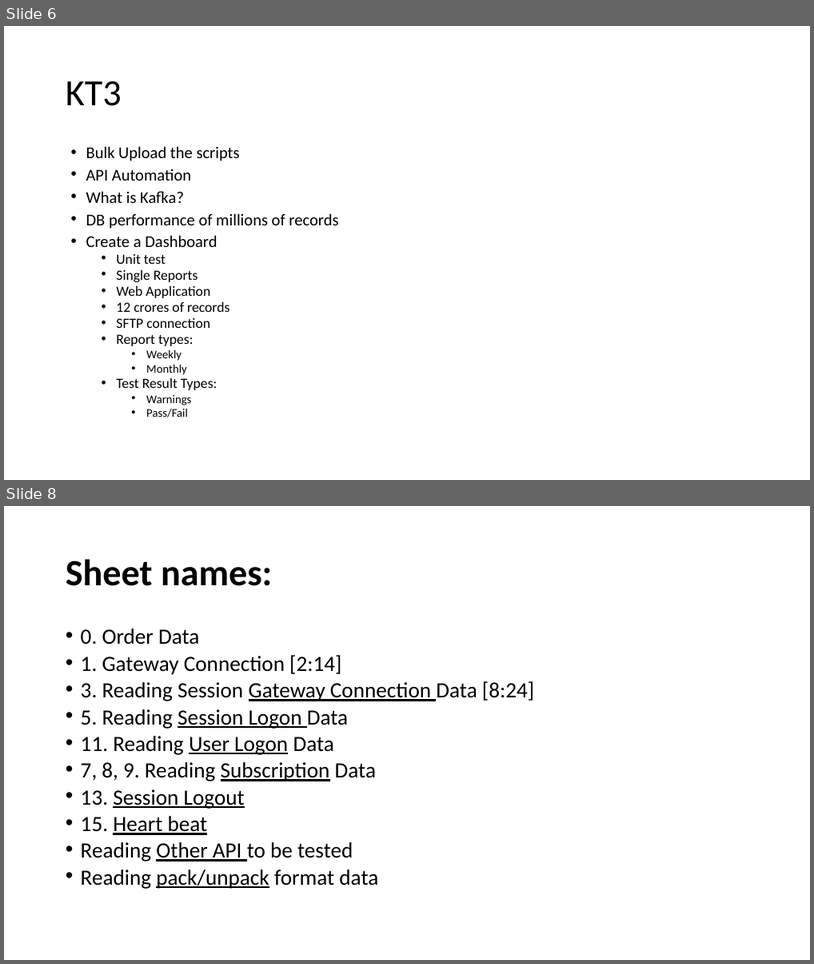
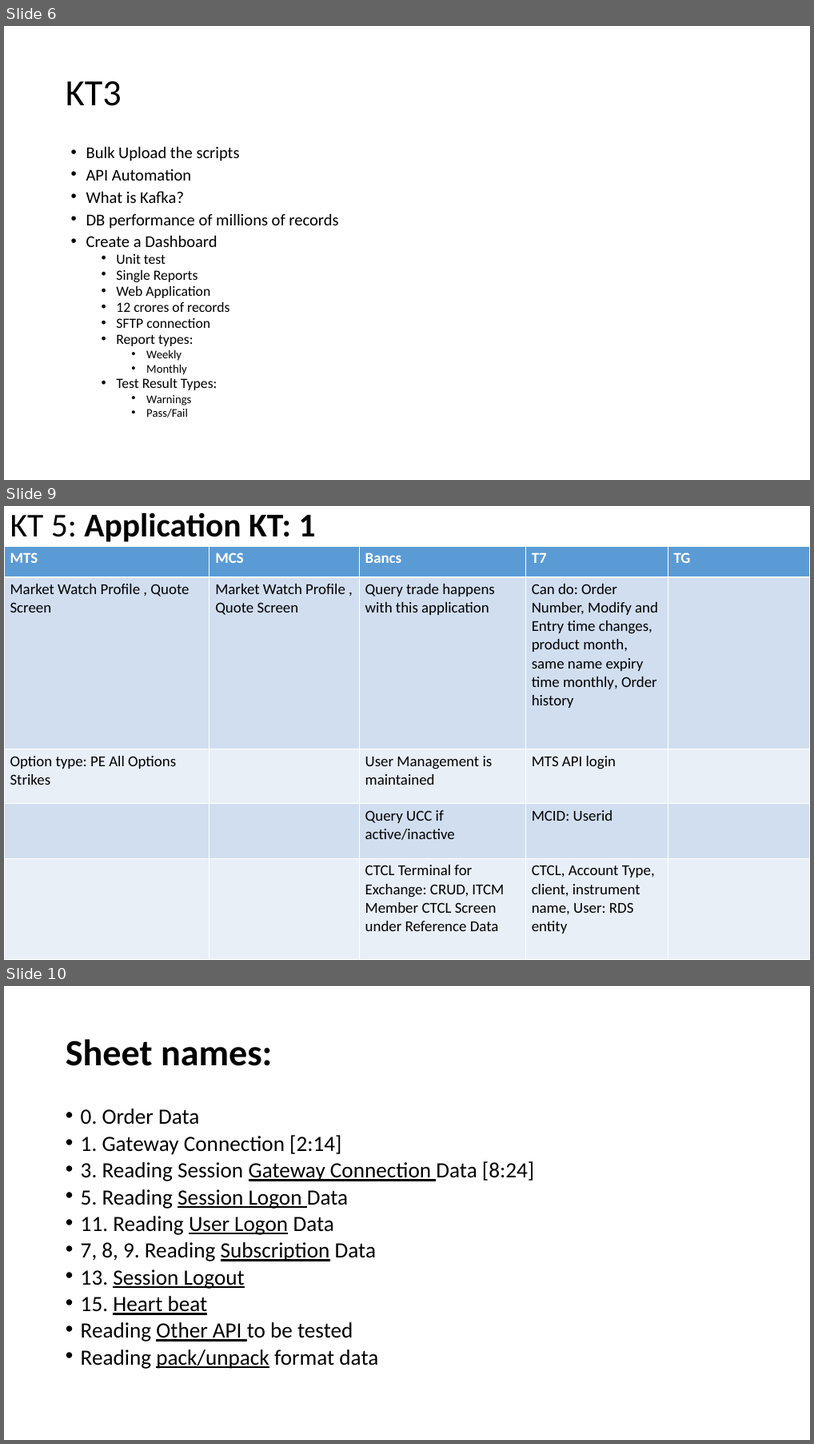
Before and after one commit to billionri/Personal-Docs, a slide deck: UAT – Functional Testing.pptx. Shown one above the other, each under a label of ours: slides 6 and 8 before the commit, slides 6, 9 and 10 after it; the slides between them are not shown. The pictures are 814x964 and 814x1444 pixels, drawn with LibreOffice and Linux fonts; fonts in the diff are those of the drawing. Boxes give left, top, right and bottom in pixels: in the first picture for what was removed or moved away, otherwise in the second. Text is boxed around its words. In the diff, an @@ line names an element or a change of style, - is before the commit and + after.

```diff
--- a/UAT – Functional Testing.pptx
+++ b/UAT – Functional Testing.pptx
@@ slide 9 added at [4, 506, 810, 960], background #FFFFFF @@
@@ title added at [10, 512, 316, 542], 39.6 pt, text #000000, bold @@
+KT 5: Application KT: 1
@@ table added at [4, 546, 810, 960], 5 rows, 5 columns @@
+MTS | MCS | Bancs | T7 | TG
+Market Watch Profile , Quote Screen | Market Watch Profile , Quote Screen | Query trade happens with this application | Can do: Order Number, Modify and Entry time changes, product month, same name expiry time monthly, Order history | 
+Option type: PE All Options Strikes |  | User Management is maintained | MTS API login | 
+ |  | Query UCC if active/inactive | MCID: Userid | 
+ |  | CTCL Terminal for Exchange: CRUD, ITCM Member CTCL Screen under Reference Data | CTCL, Account Type, client, instrument name, User: RDS entity | 
@@ what was slide 8 is now slide 10 @@
```
Also in this commit, not shown: 4 slides changed, 4 other slides added.
